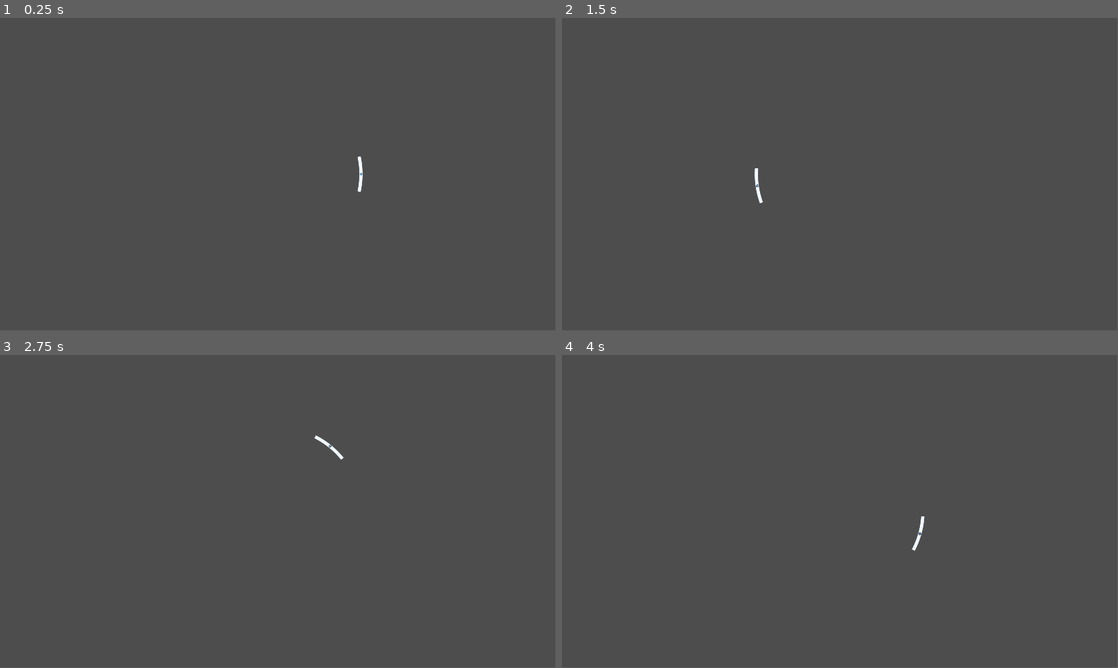
Above: before the commit, frames 1-4 (two rows, left to right).
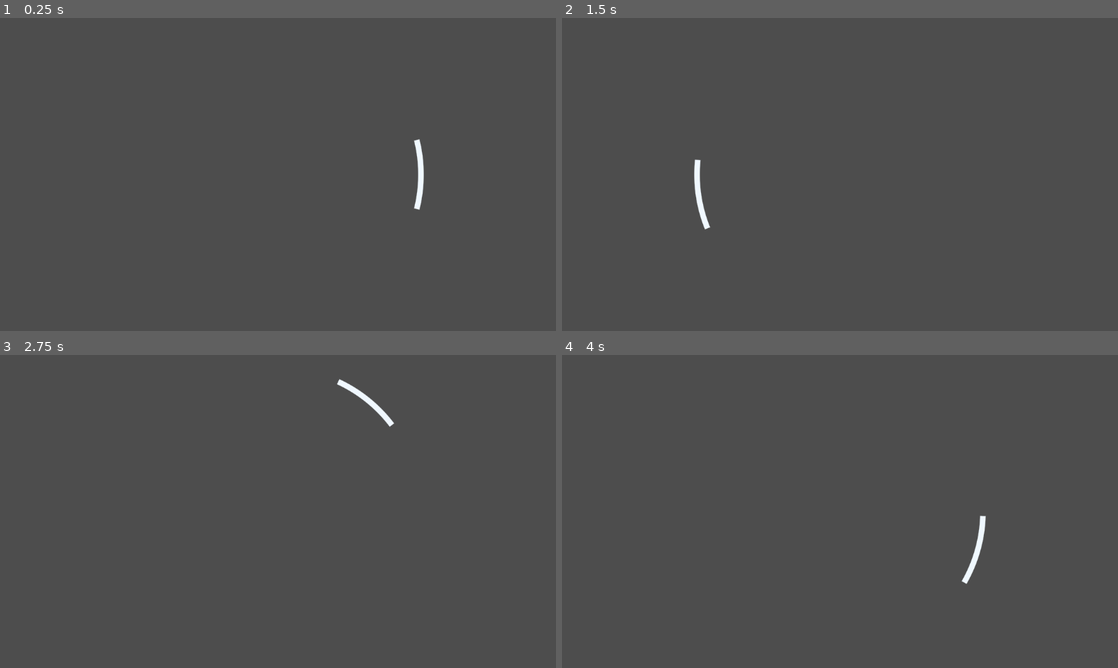
Above: after the commit, the same moments.

Repository: LStace/ball_escape
Game: Godot game, scene res://scenes/main.tscn
Two runs of this game, one before a commit and one after it. Both use one fixed random seed, a clock stepped at 60 frames per second and the inputs below. The project has no main scene, so this scene is started directly. The engine's default icon, where the game draws it, is replaced by a stand-in: a white triangle on a blue panel in a dark square.
Inputs (mouse positions are in pixels of both pictures, inside the frame that each line leads up to):
- Up to frame 1 (0.25 s): no input
- Up to frame 2 (1.5 s): tap Enter at 0.5 s; move the mouse to (962, 158) at 0.52 s; tap Space at 1.25 s; move the mouse to (728, 190) at 1.27 s
- Up to frame 3 (2.75 s): tap Enter at 2 s; move the mouse to (333, 442) at 2.02 s
- Up to frame 4 (4 s): tap Space at 2.75 s; move the mouse to (812, 574) at 2.77 s; tap Enter at 3.5 s; move the mouse to (1006, 558) at 3.52 s
In our replay, the window is 799x449 before the commit and 800x450 after it. These sizes can differ from the game's own. Grey fills any space a smaller window leaves; there, only what the larger window draws over its background counts as a difference.

The runs differ from the first frame. In frame 1, 0.3% of the frame differs, in the area x 64-77%, y 38-62%; in frame 2, 0.3%; in frame 3, 0.3%, in the area x 56-71%, y 7-34%; in frame 4, 0.3%.

Commit message:
Added bouncing
ball moves and bounces against the paddle

Diff:
--- a/ball_escape/project.godot
+++ b/ball_escape/project.godot
@@ -16,5 +16,5 @@
 
 [display]
 
-window/size/viewport_width=1920
-window/size/viewport_height=1080
+window/size/viewport_width=1120
+window/size/viewport_height=630
--- a/ball_escape/scenes/ball.tscn
+++ b/ball_escape/scenes/ball.tscn
@@ -3,10 +3,9 @@
 [ext_resource type="Texture2D" uid="uid://btck8yhxjkcsc" path="res://icon.svg" id="1_1n7sp"]
 
 [sub_resource type="CircleShape2D" id="CircleShape2D_ral21"]
-radius = 31.5753
+radius = 9.48683
 
-[node name="Ball" type="RigidBody2D"]
-gravity_scale = 0.0
+[node name="Ball" type="CharacterBody2D"]
 
 [node name="Sprite2D" type="Sprite2D" parent="."]
 scale = Vector2(0.5, 0.5)
--- a/ball_escape/scenes/main.tscn
+++ b/ball_escape/scenes/main.tscn
@@ -1,14 +1,20 @@
-[gd_scene load_steps=5 format=3 uid="uid://cljl7cq2ykvnx"]
+[gd_scene load_steps=6 format=3 uid="uid://cljl7cq2ykvnx"]
 
+[ext_resource type="Script" path="res://scripts/gameManager.gd" id="1_fw1q3"]
 [ext_resource type="PackedScene" uid="uid://h7sq5y05acqs" path="res://scenes/ball.tscn" id="1_i6fym"]
 [ext_resource type="Script" path="res://scripts/PaddleOrbit.gd" id="2_ibtoi"]
-[ext_resource type="Texture2D" uid="uid://btck8yhxjkcsc" path="res://icon.svg" id="3_15u13"]
+[ext_resource type="Script" path="res://scripts/ball.gd" id="2_ocgju"]
 
-[sub_resource type="PhysicsMaterial" id="PhysicsMaterial_w76jk"]
+[sub_resource type="RectangleShape2D" id="RectangleShape2D_ajcom"]
+size = Vector2(950, 950)
 
 [node name="Main" type="Node2D"]
+script = ExtResource("1_fw1q3")
 
 [node name="Ball" parent="." instance=ExtResource("1_i6fym")]
+script = ExtResource("2_ocgju")
+
+[node name="Sprite2D" parent="Ball" index="0"]
 visible = false
 
 [node name="Camera2D" type="Camera2D" parent="."]
@@ -16,14 +22,17 @@
 [node name="PaddleOrbit" type="Node2D" parent="."]
 script = ExtResource("2_ibtoi")
 
-[node name="Paddle" type="StaticBody2D" parent="PaddleOrbit"]
+[node name="Paddle" type="Area2D" parent="PaddleOrbit"]
 position = Vector2(288, 0)
-physics_material_override = SubResource("PhysicsMaterial_w76jk")
 
 [node name="CollisionPolygon2D" type="CollisionPolygon2D" parent="PaddleOrbit/Paddle"]
-build_mode = 1
 polygon = PackedVector2Array(-11.293, 59.879, -6.578, 30.104, -5.702, 20.09, -5.395, 15.073, -5.253, -12.06, -5.395, -15.073, -5.702, -20.09, -6.578, -30.104, -11.293, -59.879, 4, -5, 4, 0, 4.175, 5)
 
-[node name="Sprite2D" type="Sprite2D" parent="PaddleOrbit/Paddle"]
-scale = Vector2(0.0625, 0.0625)
-texture = ExtResource("3_15u13")
+[node name="Area2D" type="Area2D" parent="."]
+
+[node name="CollisionShape2D" type="CollisionShape2D" parent="Area2D"]
+shape = SubResource("RectangleShape2D_ajcom")
+
+[connection signal="body_entered" from="PaddleOrbit/Paddle" to="Ball" method="_on_body_entered"]
+
+[editable path="Ball"]
--- a/ball_escape/scripts/PaddleOrbit.gd
+++ b/ball_escape/scripts/PaddleOrbit.gd
@@ -4,13 +4,12 @@
 @onready var collision_polygon = collider.get_polygon()
 
 var mouse_pos
-var pi_denom = 15.0
+var pi_denom = 13.0
 var arc_width = 10.0
 
 # Called when the node enters the scene tree for the first time.
 func _ready():
 	calculate_collision_shape()
-	pass
 
 # Called every frame. 'delta' is the elapsed time since the previous frame.
 func _physics_process(delta):
@@ -31,11 +30,6 @@
 		collision_polygon[i] = coord - Vector2(arc_width / 2, 0)
 		collision_polygon[8 - i] = coord * Vector2(1, -1) - Vector2(arc_width / 2, 0)
 
-	for i in collision_polygon:
-		print(i)
-
-	print(collision_polygon)
-
 #calculate the coordinates on the arc
 func get_point_on_arc(angle):
 	var radius = position.distance_to($Paddle.position)
--- /dev/null
+++ b/ball_escape/scripts/ball.gd
@@ -0,0 +1,32 @@
+extends CharacterBody2D
+
+@onready var paddleOrbit = get_node("/root/Main/PaddleOrbit")
+@onready var paddle = get_node("/root/Main/PaddleOrbit/Paddle")
+
+var BASE_SPEED = 200
+var speed_multiplier = 1.0
+var movement = Vector2.RIGHT
+var collide_cooldown = 0.0
+
+# Called when the node enters the scene tree for the first time.
+func _ready():
+	pass # Replace with function body.
+
+
+# Called every frame. 'delta' is the elapsed time since the previous frame.
+func _process(delta):
+	pass
+
+
+func _physics_process(delta):
+	collide_cooldown = clamp(collide_cooldown - delta, 0, 1)
+	velocity = movement * BASE_SPEED * speed_multiplier
+	move_and_slide()
+
+
+func _on_body_entered(body):
+	#change ball movement when it collides with the paddle
+	var rotate_ball = randf_range(-40, 40)
+	movement = Vector2.RIGHT.rotated(get_angle_to(paddleOrbit.position) + deg_to_rad(rotate_ball))
+	print(get_angle_to(paddleOrbit.position))
+	speed_multiplier += 0.1
--- /dev/null
+++ b/ball_escape/scripts/gameManager.gd
@@ -0,0 +1,11 @@
+extends Node2D
+
+
+# Called when the node enters the scene tree for the first time.
+func _ready():
+	pass # Replace with function body.
+
+
+# Called every frame. 'delta' is the elapsed time since the previous frame.
+func _process(delta):
+	pass
